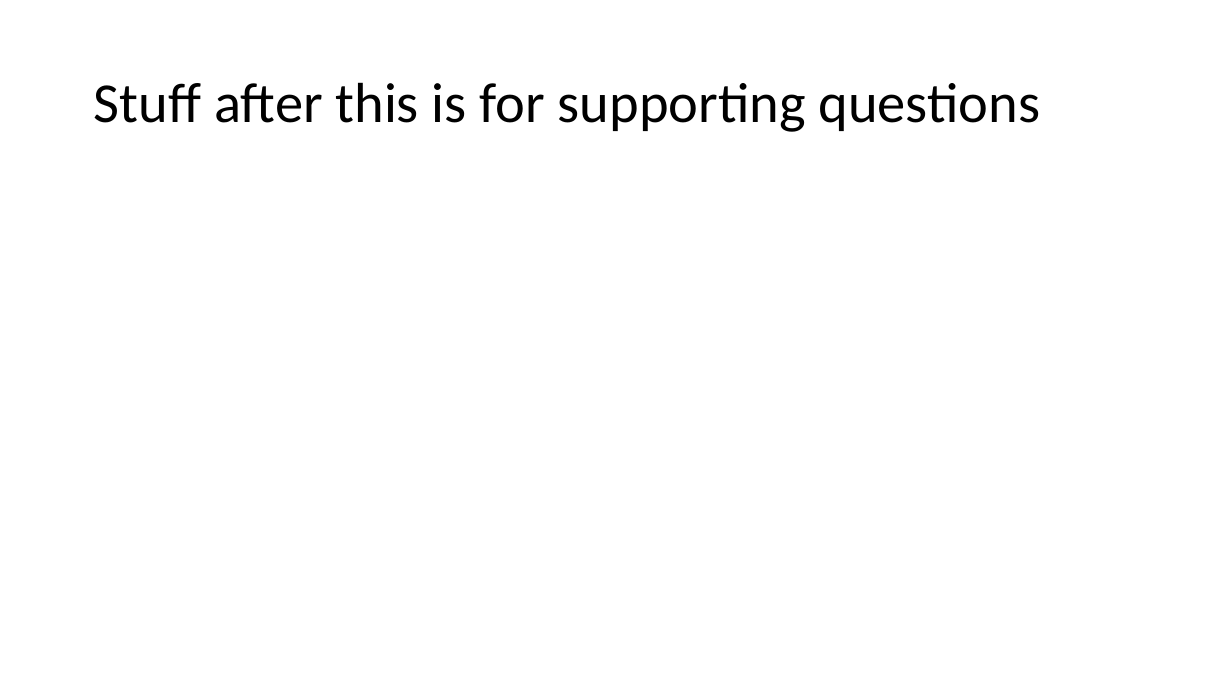
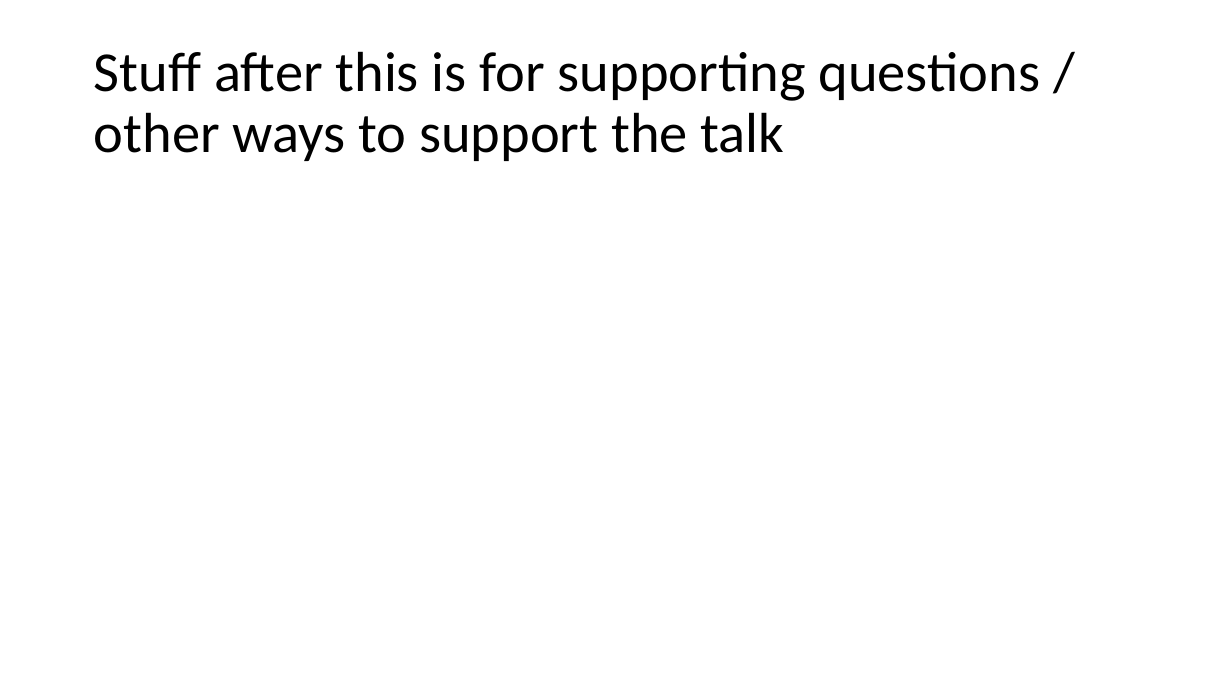
Before and after one commit to diffplug/sockets-and-plugs, a slide deck: slide 30 of Sockets and Plugs.pptx (slide 36 before the commit). Drawn at 1232x693 pixels with LibreOffice and Linux fonts; fonts in the diff are those of the drawing. Boxes give left, top, right and bottom in pixels: in the first picture for what was removed or moved away, otherwise in the second. Text is boxed around its words. In the diff, an @@ line names an element or a change of style, - is before the commit and + after.

```diff
--- a/Sockets and Plugs.pptx
+++ b/Sockets and Plugs.pptx
@@ title at [94, 51, 1041, 161]: text changed @@
-Stuff after this is for supporting questions
+Stuff after this is for supporting questions / other ways to support the talk
```
Also in this commit, not shown: 10 other slides changed, 9 slides added, 5 slides removed.
